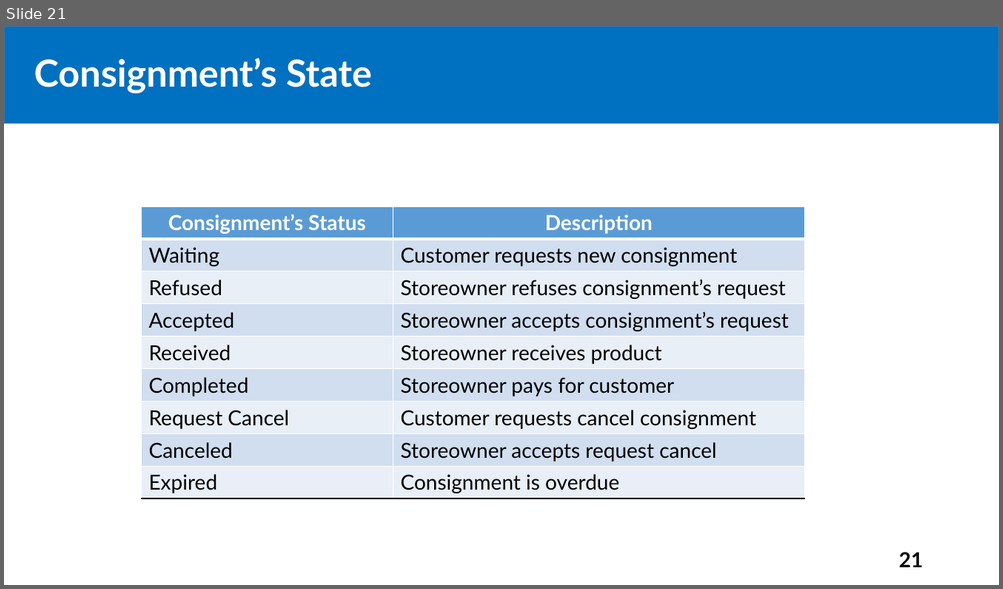
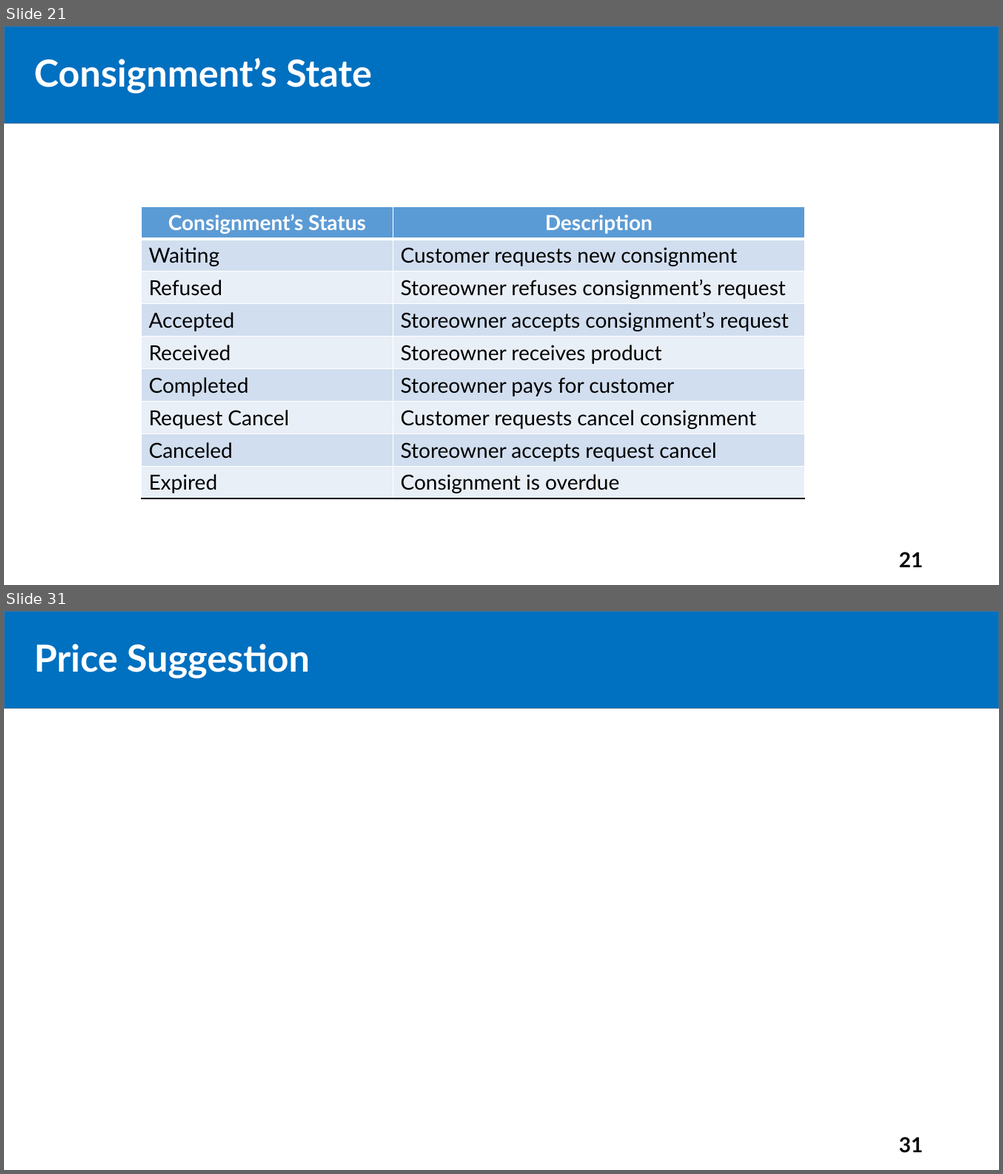
Before and after one commit to tiendan3108/CP, a slide deck: Source/Presentation/PreFinalPresentation.pptx. Shown one above the other, each under a label of ours: slide 21 before the commit, slides 21 and 31 after it; the slides between them are not shown. The pictures are 1003x589 and 1003x1174 pixels, drawn with LibreOffice and Linux fonts; fonts in the diff are those of the drawing. Boxes give left, top, right and bottom in pixels: in the first picture for what was removed or moved away, otherwise in the second. Text is boxed around its words. In the diff, an @@ line names an element or a change of style, - is before the commit and + after.

```diff
--- a/Source/Presentation/PreFinalPresentation.pptx
+++ b/Source/Presentation/PreFinalPresentation.pptx
@@ slide 31 added at box(4, 611, 999, 1170), background #FFFFFF @@
@@ rectangle added at box(4, 611, 999, 708), fill #0070C0, outline #43739E 1 pt @@
@@ text added at box(34, 644, 310, 678), 36 pt, text #FFFFFF, bold @@
+Price Suggestion
@@ title added at box(61, 651, 213, 678), 44 pt, text #FFFFFF, bold @@
+Outline
@@ page number added at box(899, 1137, 923, 1153), 20 pt, text #000000, bold @@
+31
```
Also in this commit, not shown: 1 slide changed, 20 other slides added.
